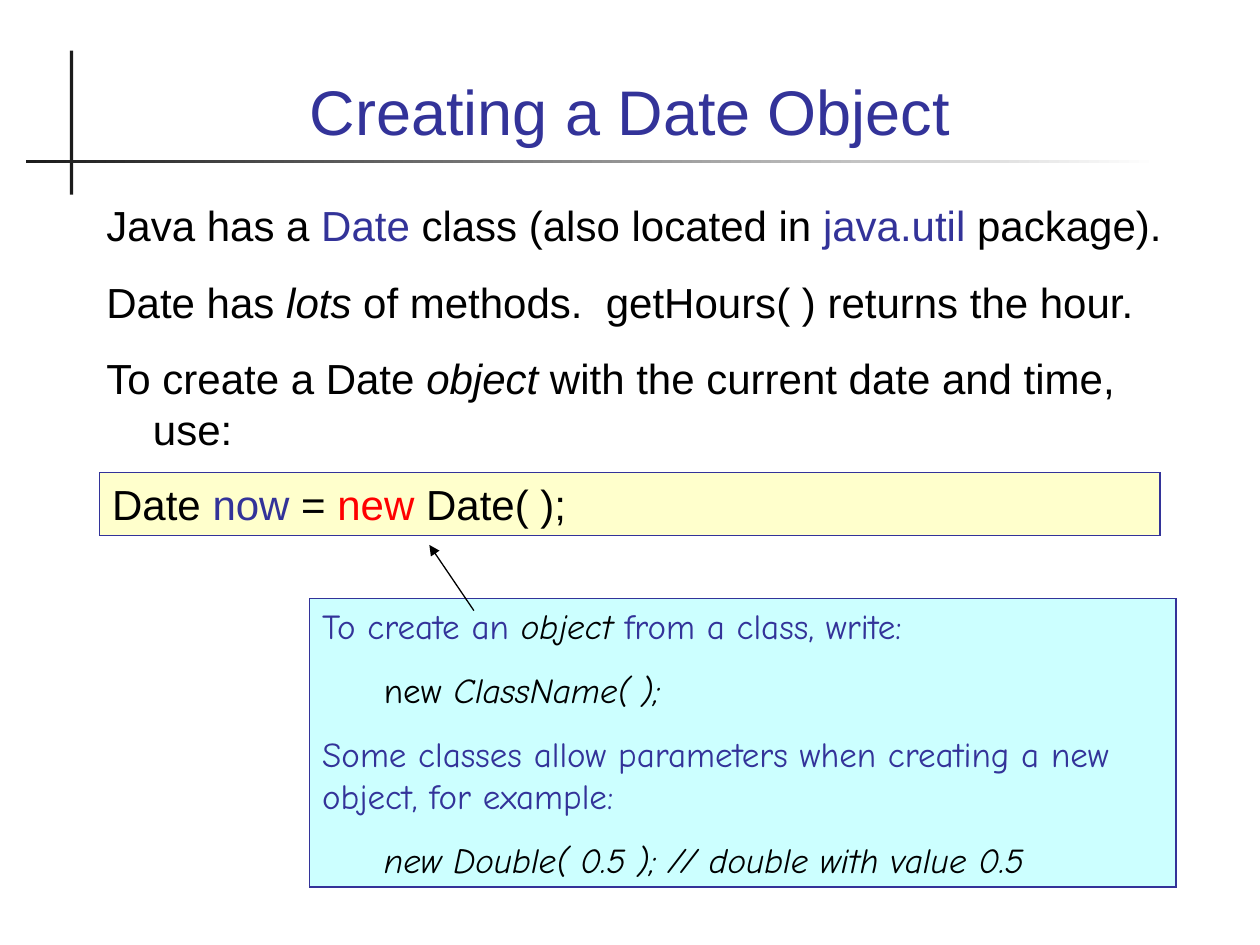
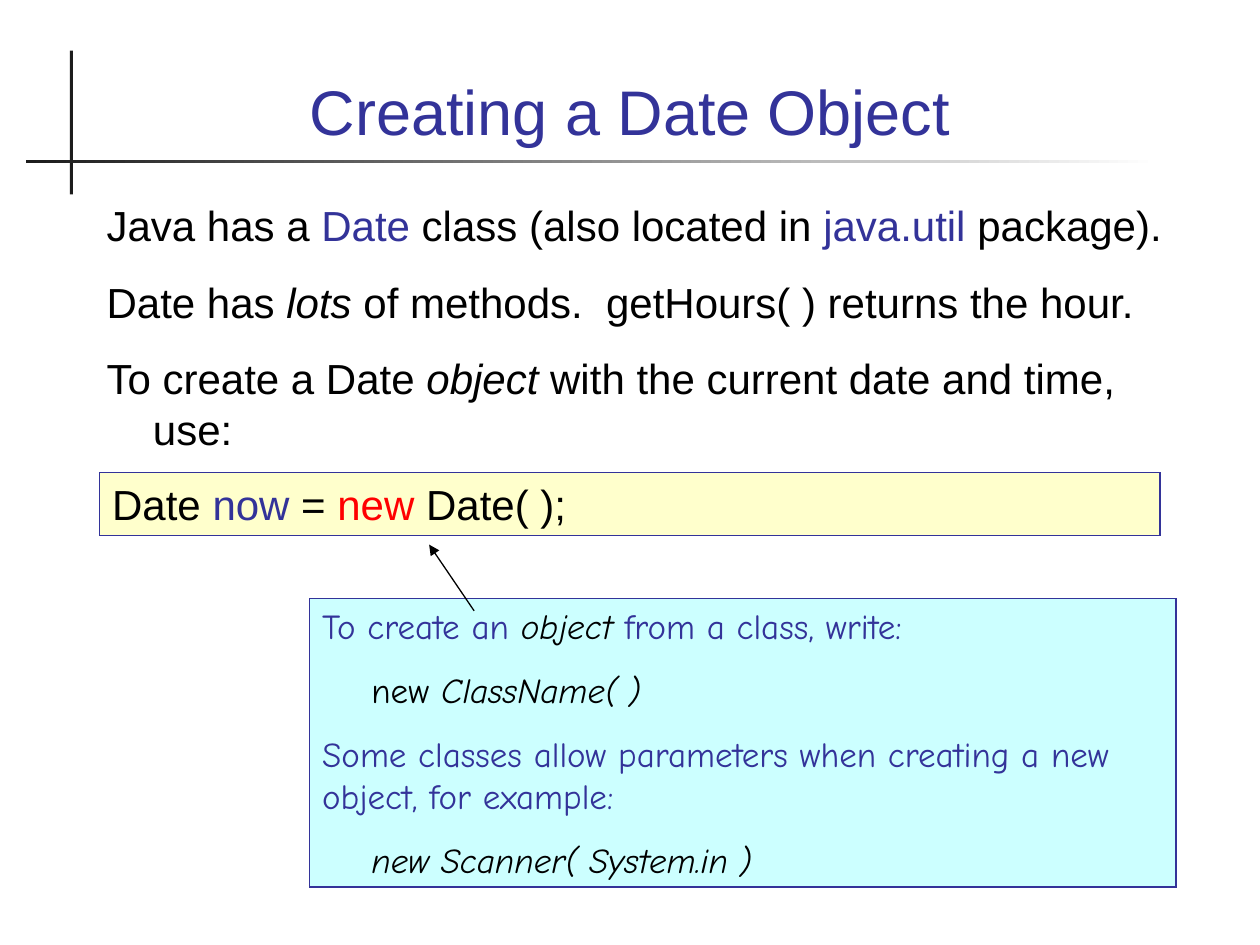
Before and after one commit to skeoop/skeoop.github.io, a slide deck: slide 21 of java-basics/00-Intro-to-Java.ppt. Drawn at 1260x945 pixels with LibreOffice and Linux fonts; fonts in the diff are those of the drawing. Boxes give left, top, right and bottom in pixels: in the first picture for what was removed or moved away, otherwise in the second. Text is boxed around its words. In the diff, an @@ line names an element or a change of style, - is before the commit and + after.

```diff
--- a/java-basics/00-Intro-to-Java.ppt
+++ b/java-basics/00-Intro-to-Java.ppt
@@ text in rectangle at [371, 677, 617, 707]: text changed @@
-new ClassName( );
+new ClassName( )
@@ text in rectangle at [371, 846, 728, 880]: text changed @@
-new Double( 0.5 ); // double with value 0.5
+new Scanner( System.in )
```
Also in this commit, not shown: 18 other slides changed, 2 other files.
